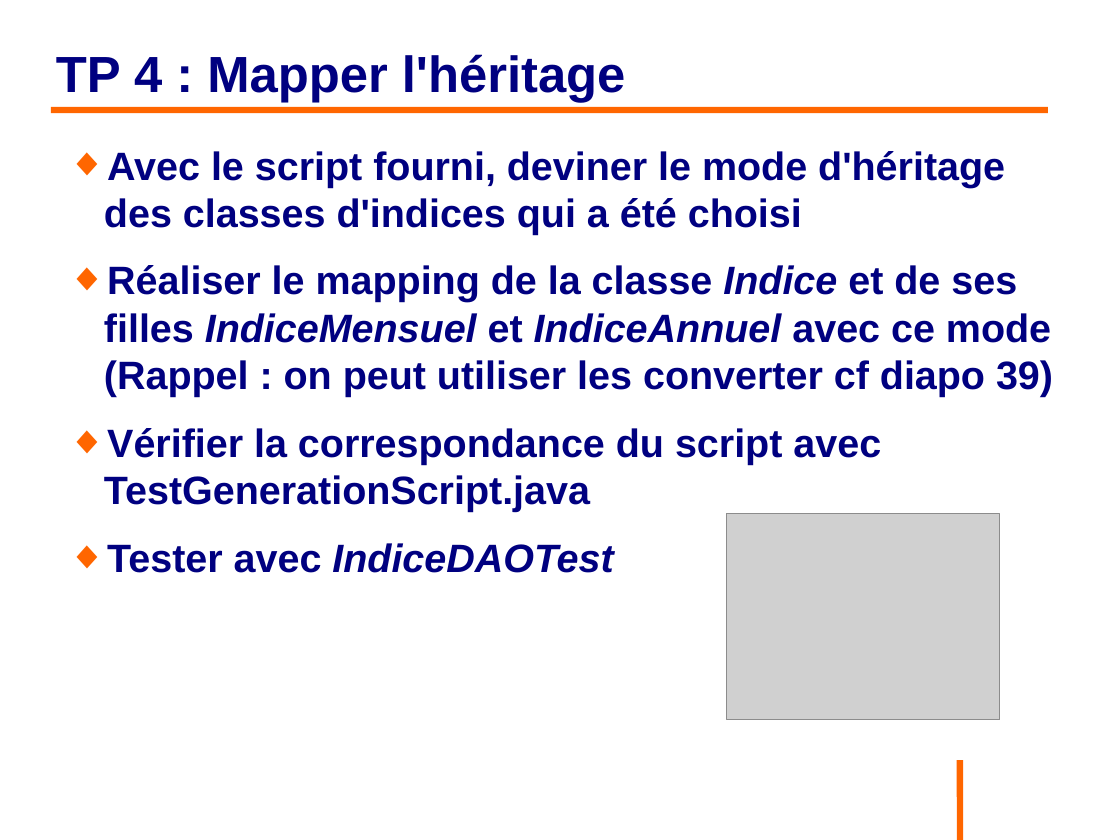
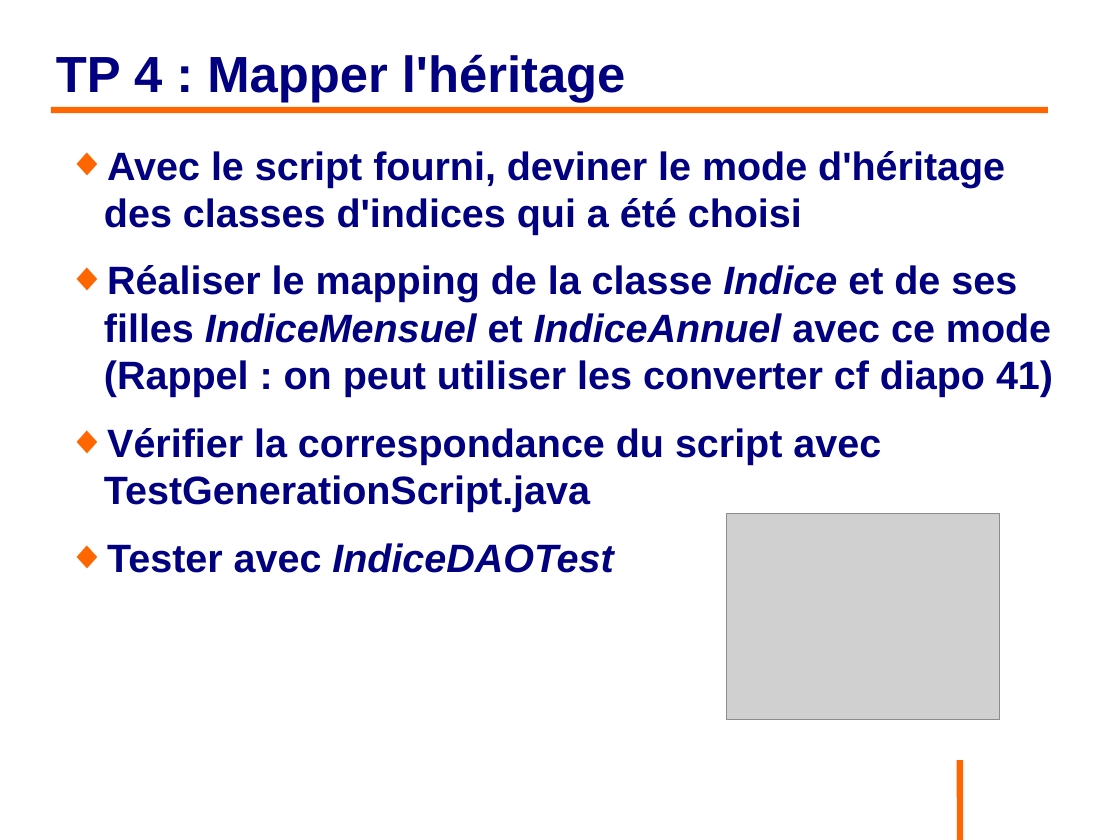
Before and after one commit to philphils/formation-hibernate-basique, a slide deck: slide 76 of Documentation/diapo_formation_hibernate.odp. Drawn at 1120x840 pixels with LibreOffice and Linux fonts; fonts in the diff are those of the drawing; grey boxes stand for pictures; background and template pictures are left out. Boxes give left, top, right and bottom in pixels: in the first picture for what was removed or moved away, otherwise in the second. Text is boxed around its words. In the diff, an @@ line names an element or a change of style, - is before the commit and + after.

Commit message:
Correction numero diapo

```diff
--- a/Documentation/diapo_formation_hibernate.odp
+++ b/Documentation/diapo_formation_hibernate.odp
@@ text at box(104, 265, 1053, 397): text changed @@
-◆ Réaliser le mapping de la classe Indice et de ses filles IndiceMensuel et IndiceAnnuel avec ce mode (Rappel : on peut utiliser les converter cf diapo 39)
+◆ Réaliser le mapping de la classe Indice et de ses filles IndiceMensuel et IndiceAnnuel avec ce mode (Rappel : on peut utiliser les converter cf diapo 41)
```
Also in this commit, not shown: 1 other slide changed.
